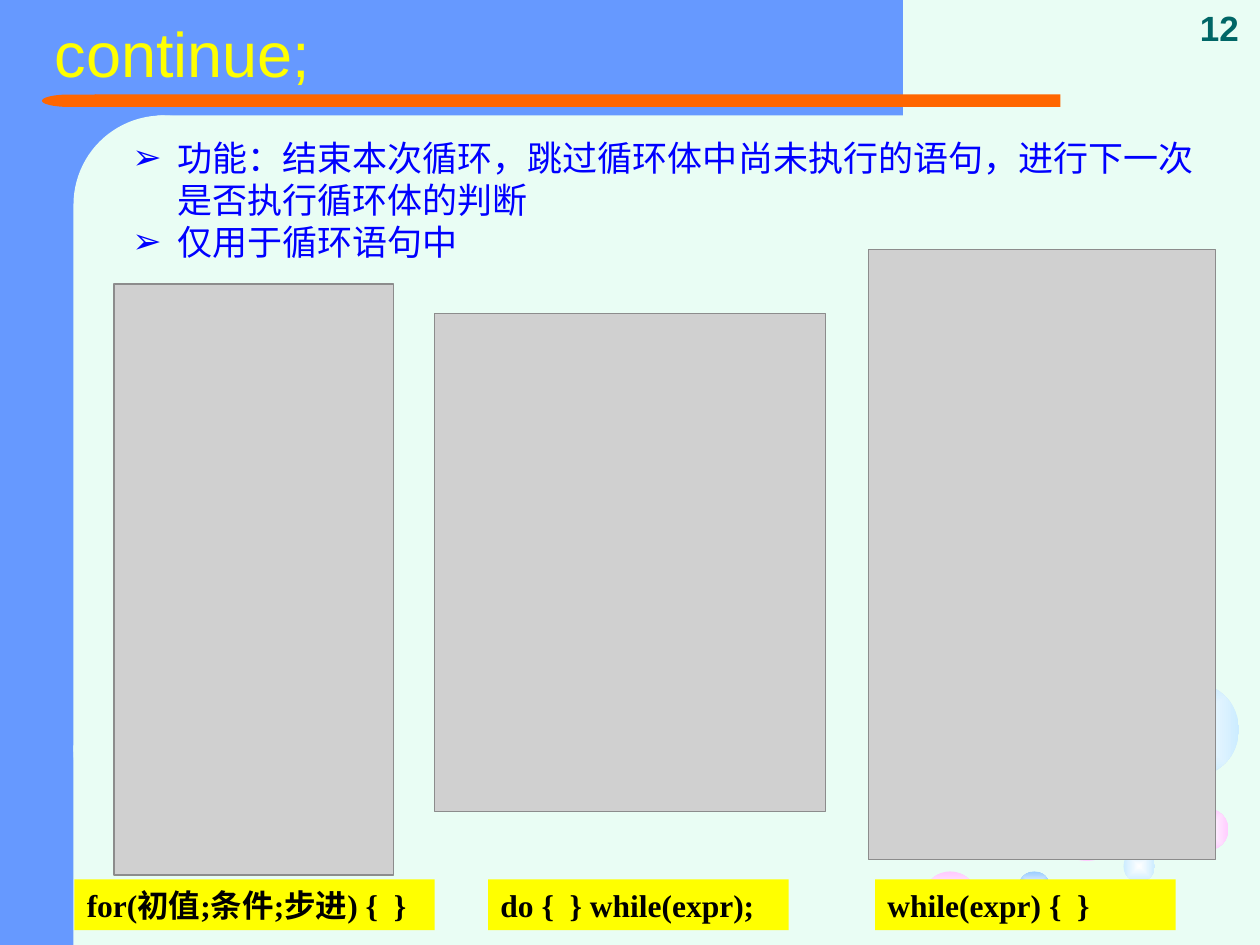
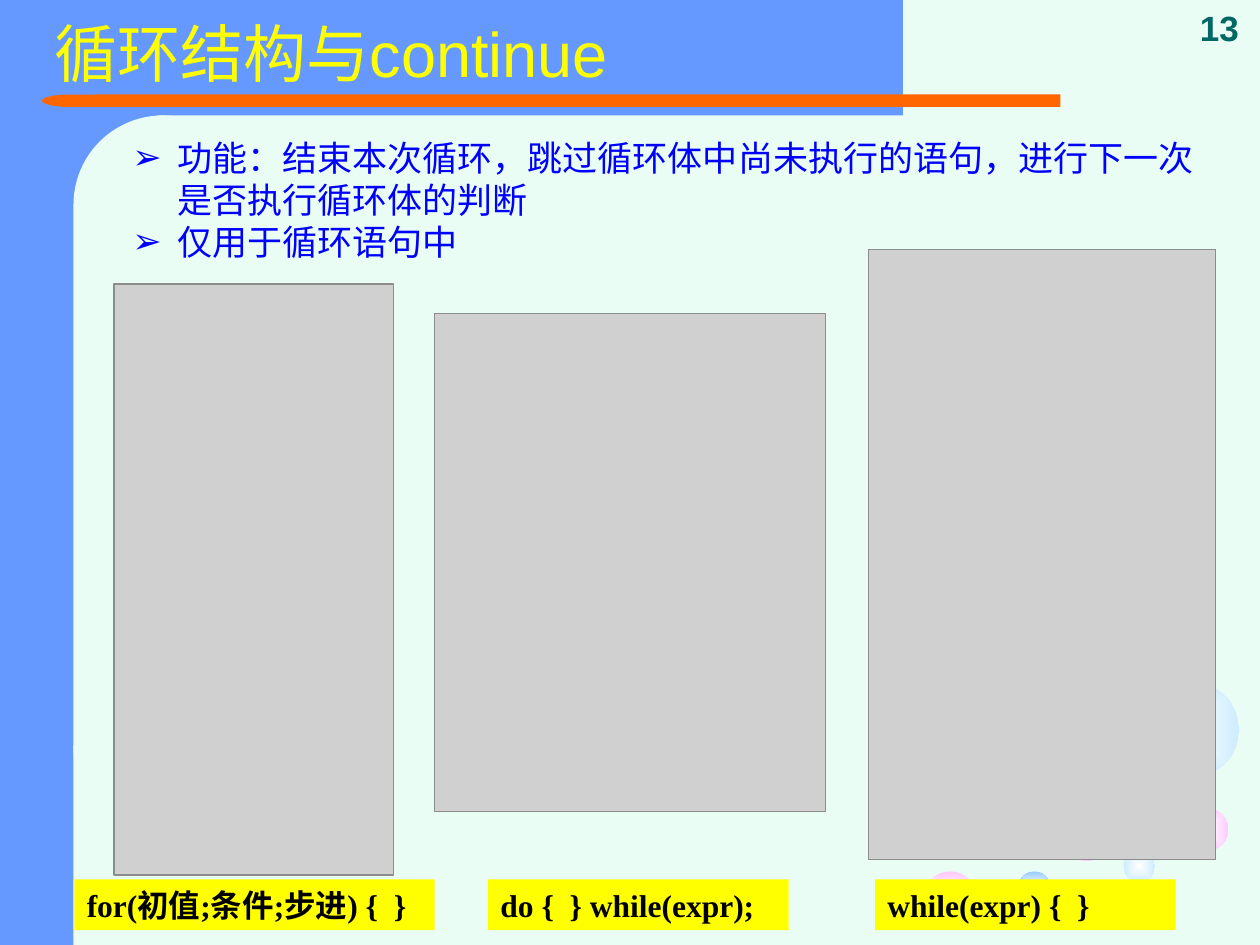
Before and after one commit to jtrfid/C-Repositories, a slide deck: slide 13 of 2016/C语言/课件/复习.pptx (slide 12 before the commit). Drawn at 1260x945 pixels with LibreOffice and Linux fonts; fonts in the diff are those of the drawing; grey boxes stand for pictures. Boxes give left, top, right and bottom in pixels: in the first picture for what was removed or moved away, otherwise in the second. Text is boxed around its words. In the diff, an @@ line names an element or a change of style, - is before the commit and + after.

```diff
--- a/2016/C语言/课件/复习.pptx
+++ b/2016/C语言/课件/复习.pptx
@@ title at box(55, 24, 608, 83): text changed @@
-continue;
+循环结构与continue
@@ page number at box(1200, 16, 1239, 42): text changed @@
-12
+13
```
Also in this commit, not shown: 9 other slides changed, 14 slides added, 5 slides removed, 8 other files.
